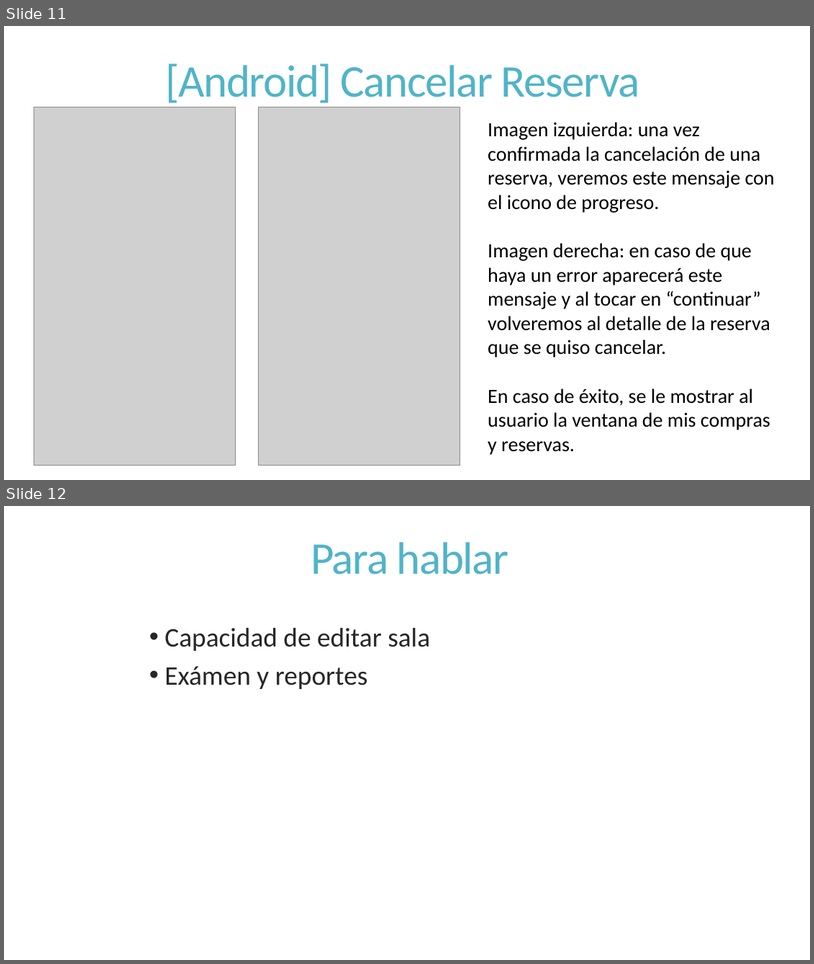
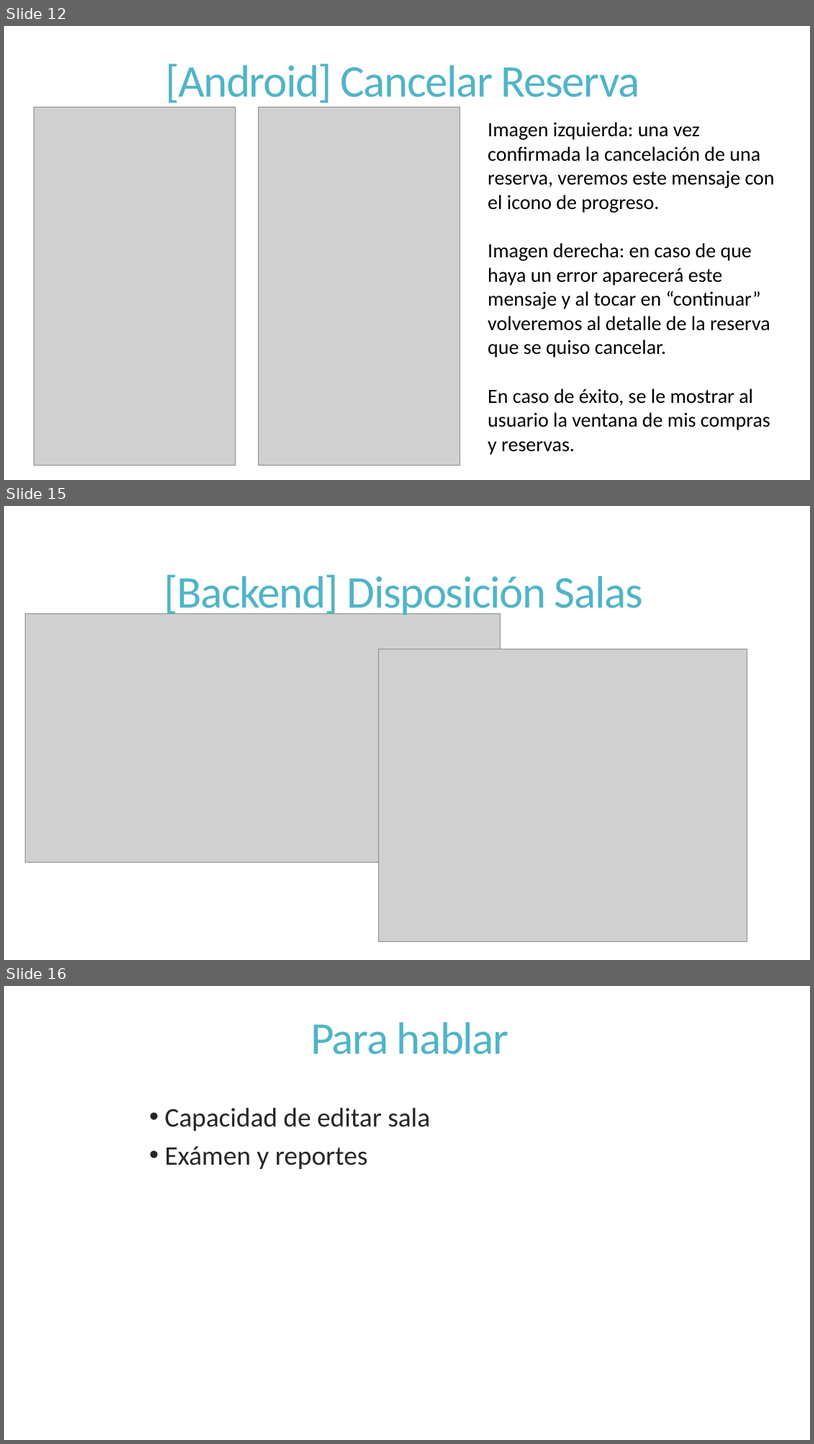
Before and after one commit to dschenkelman/a-malazan-wolvering, a slide deck: docs/Reuniones/Sprint 4/Informe de Avance/2013-10-28-InformedeAvance.pptx. Shown one above the other, each under a label of ours: slides 11 and 12 before the commit, slides 12, 15 and 16 after it; the slides between them are not shown. The pictures are 814x964 and 814x1444 pixels, drawn with LibreOffice and Linux fonts; fonts in the diff are those of the drawing; grey boxes stand for pictures. Boxes give left, top, right and bottom in pixels: in the first picture for what was removed or moved away, otherwise in the second. Text is boxed around its words. In the diff, an @@ line names an element or a change of style, - is before the commit and + after.

```diff
--- a/docs/Reuniones/Sprint 4/Informe de Avance/2013-10-28-InformedeAvance.pptx
+++ b/docs/Reuniones/Sprint 4/Informe de Avance/2013-10-28-InformedeAvance.pptx
@@ slide 15 added at (4, 506, 810, 960), background #FFFFFF @@
@@ title added at (164, 574, 643, 618), 54 pt, text #50B4C8 @@
+[Backend] Disposición Salas
@@ picture added at (26, 613, 502, 862) @@
@@ picture added at (379, 649, 748, 942) @@
@@ what was slide 11 is now slide 12 @@
@@ what was slide 12 is now slide 16 @@
```
Also in this commit, not shown: 2 slides changed, 5 other slides added, 2 slides removed, 2 other files.
